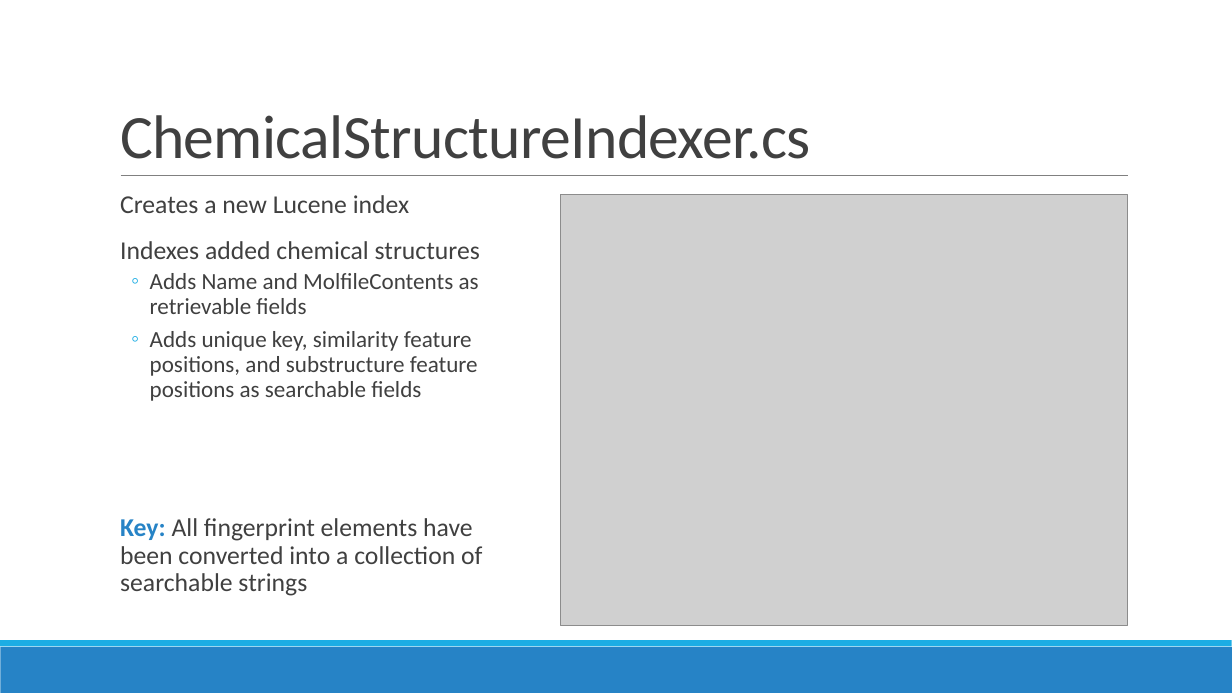
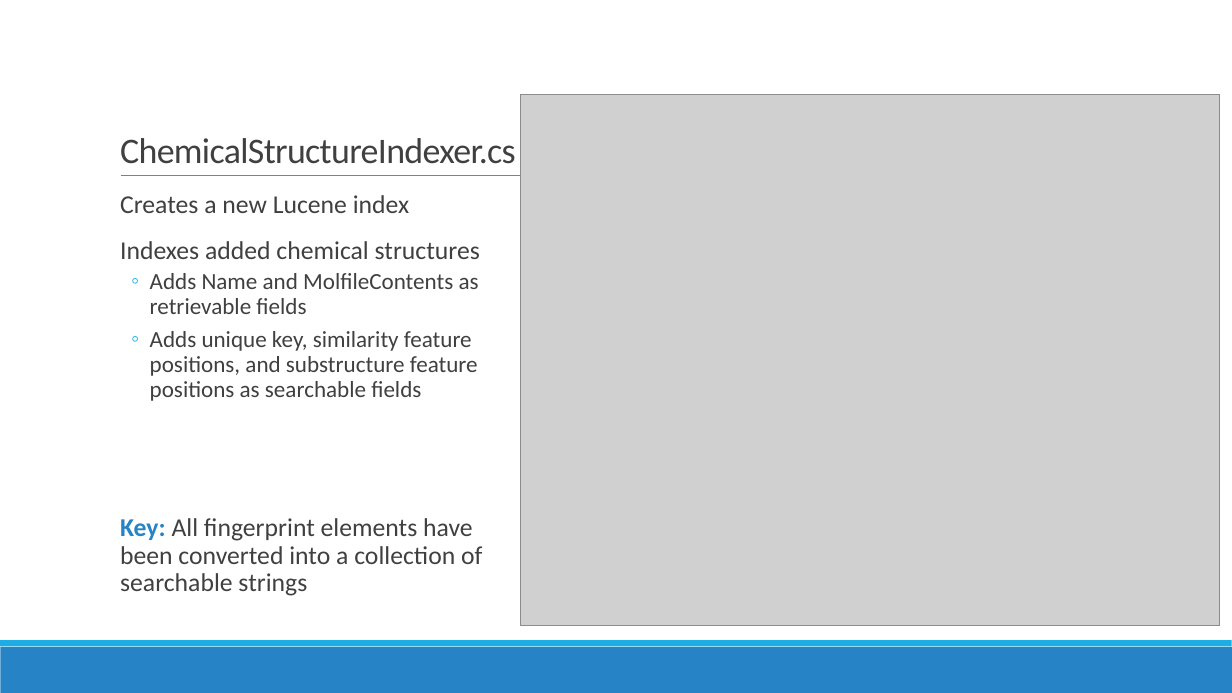
Before and after one commit to jvaneikeren/ChemicalStructureSearchingDemo, a slide deck: slide 15 of Presentation.pptx. Drawn at 1232x693 pixels with LibreOffice and Linux fonts; fonts in the diff are those of the drawing; grey boxes stand for pictures. Boxes give left, top, right and bottom in pixels: in the first picture for what was removed or moved away, otherwise in the second. Text is boxed around its words. In the diff, an @@ line names an element or a change of style, - is before the commit and + after.

```diff
--- a/Presentation.pptx
+++ b/Presentation.pptx
@@ title "ChemicalStructureIndexer.cs" at box(120, 138, 516, 164): size 48 to 28 pt @@
@@ picture: place and size @@
-picture at box(560, 194, 1128, 626)
+picture at box(521, 94, 1220, 626)
```
Also in this commit, not shown: 8 other slides changed, 7 other files.
